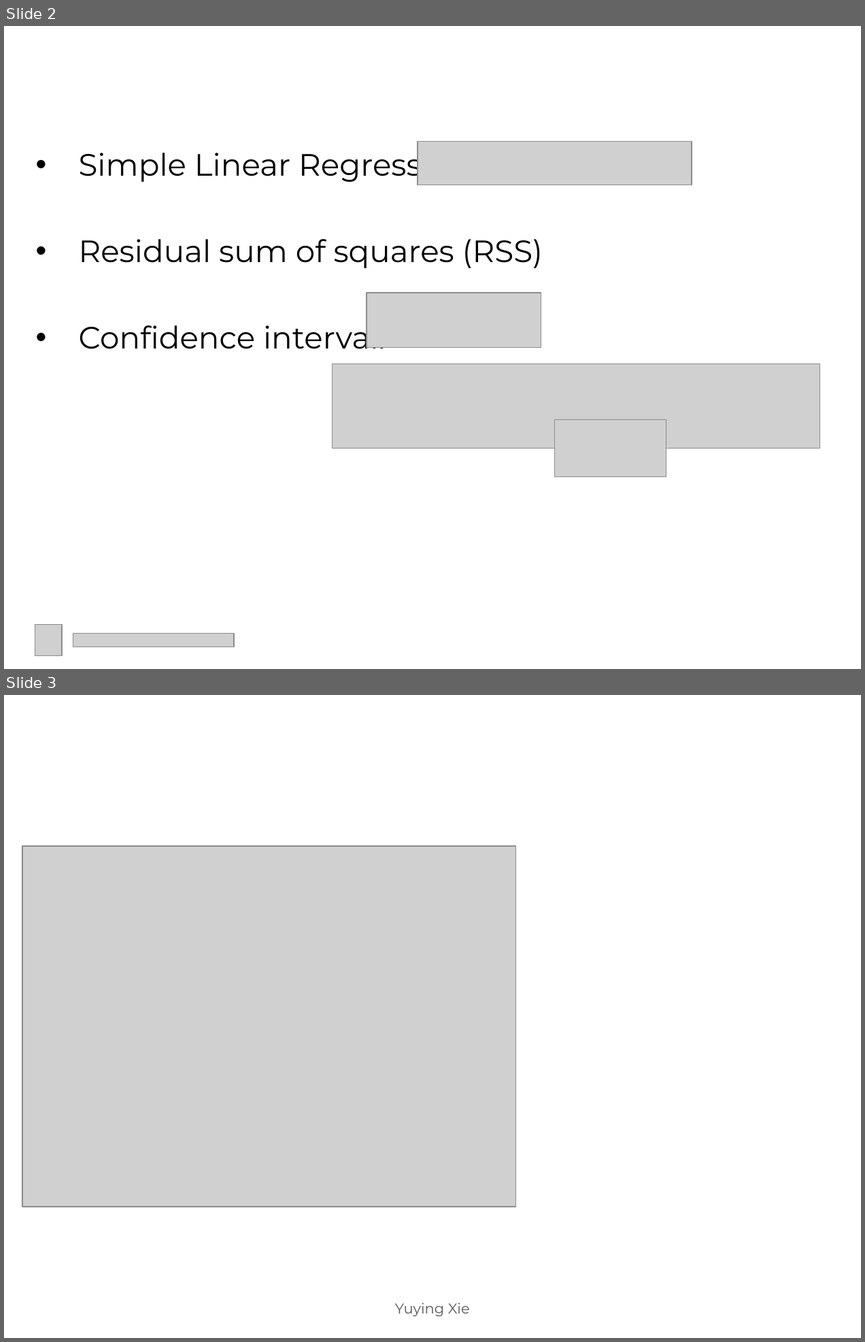
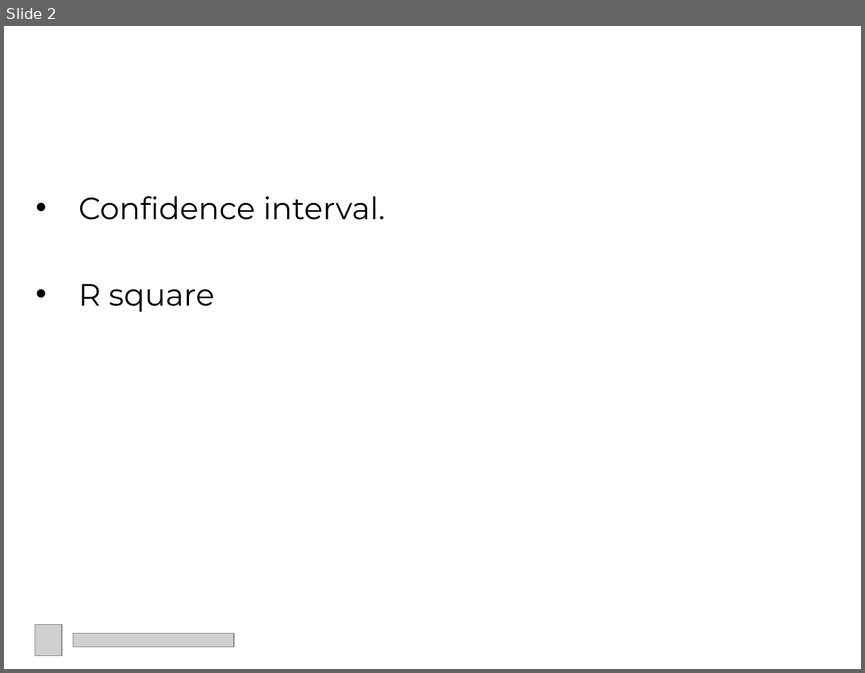
Before and after one commit to yuyingxie/CMSE381_SP2023, a slide deck: Lectures/Lec6/Lec6.pptx. Shown one above the other, each under a label of ours: slides 2 and 3 before the commit, slide 2 after it. The pictures are 865x1342 and 865x673 pixels, drawn with LibreOffice and Linux fonts; fonts in the diff are those of the drawing; grey boxes stand for pictures; background and template pictures are left out. Boxes give left, top, right and bottom in pixels: in the first picture for what was removed or moved away, otherwise in the second. Text is boxed around its words. In the diff, an @@ line names an element or a change of style, - is before the commit and + after.

```diff
--- a/Lectures/Lec6/Lec6.pptx
+++ b/Lectures/Lec6/Lec6.pptx
@@ slide 3 removed at [4, 695, 861, 1338], background #FFFFFF @@
@@ text removed at [22, 695, 629, 779] @@
-Topics
@@ picture removed at [22, 846, 515, 1206] @@
@@ text removed at [395, 1302, 470, 1316] @@
-Yuying Xie
@@ slide 2 changed as well @@
@@ text at [79, 146, 543, 268]: paragraphs removed @@
-• Simple Linear Regression
-• Residual sum of squares (RSS)
@@ picture removed at [418, 141, 692, 184] @@
@@ text at [79, 284, 214, 312]: paragraph added @@
+• R square
@@ picture removed at [366, 293, 541, 347] @@
@@ picture removed at [332, 363, 820, 448] @@
@@ picture removed at [554, 419, 666, 477] @@
```
Also in this commit, not shown: 6 other slides changed, 3 slides added, 15 other slides removed, 2 other files.
